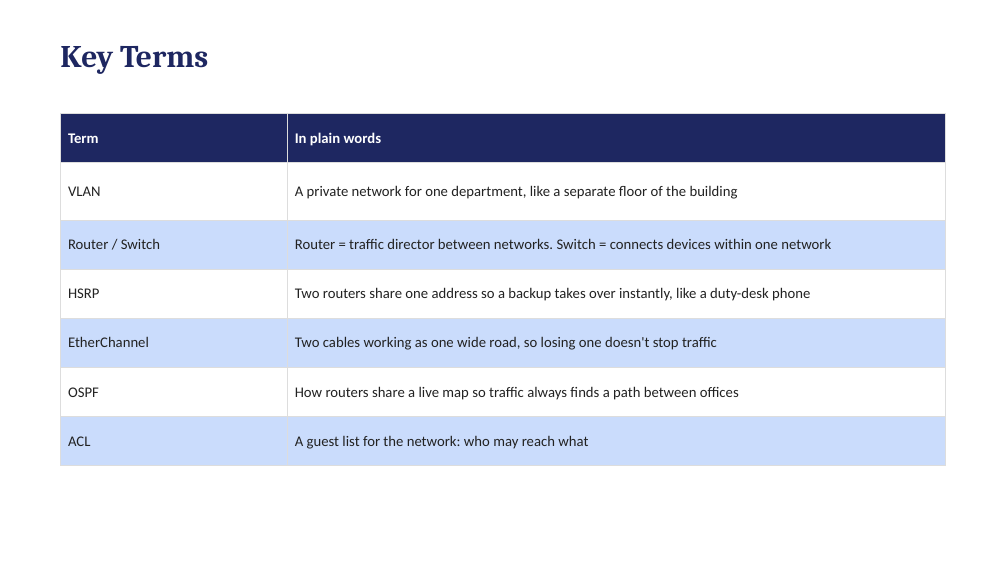
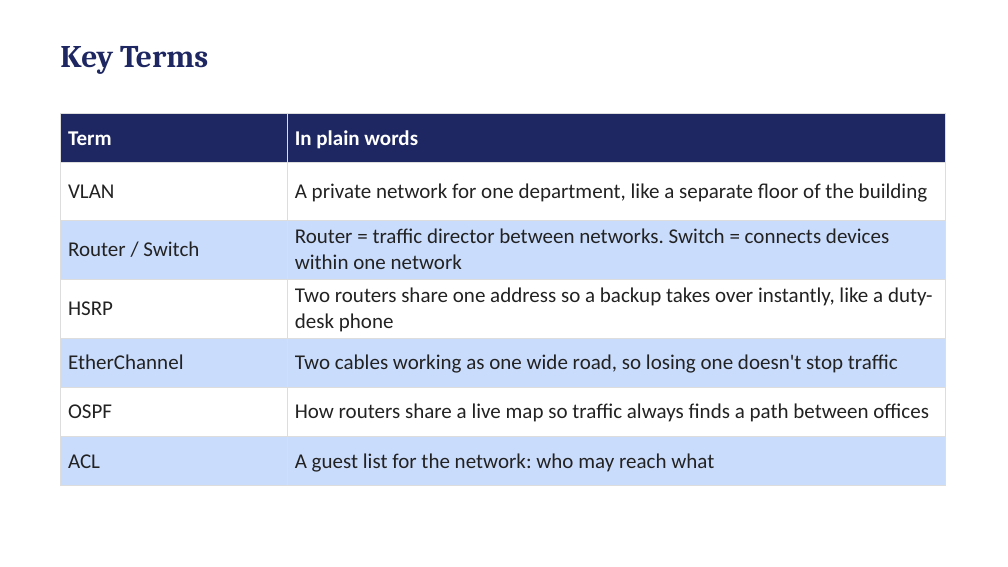
Before and after one commit to jeropannette/KIBET_ANNETTE_CCNA3PROJECT, a slide deck: slide 13 of KIBET_ANNETTE_CCNA3Project.pptx. Drawn at 1008x567 pixels with LibreOffice and Linux fonts; fonts in the diff are those of the drawing. Boxes give left, top, right and bottom in pixels: in the first picture for what was removed or moved away, otherwise in the second. Text is boxed around its words. In the diff, an @@ line names an element or a change of style, - is before the commit and + after.

```diff
--- a/KIBET_ANNETTE_CCNA3Project.pptx
+++ b/KIBET_ANNETTE_CCNA3Project.pptx
@@ table at <box>60,113,945,483</box> @@
@@ size 14 to 20 pt @@
```
Also in this commit, not shown: 11 other slides changed.
